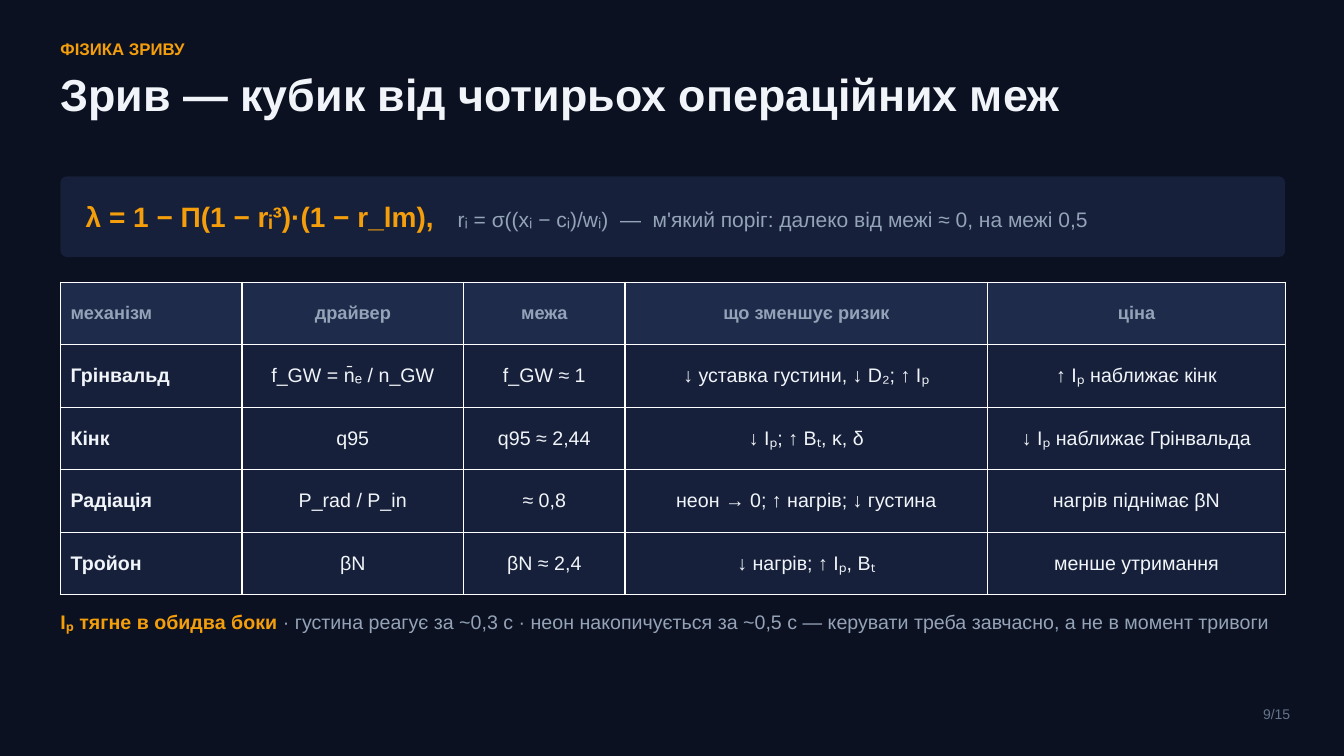
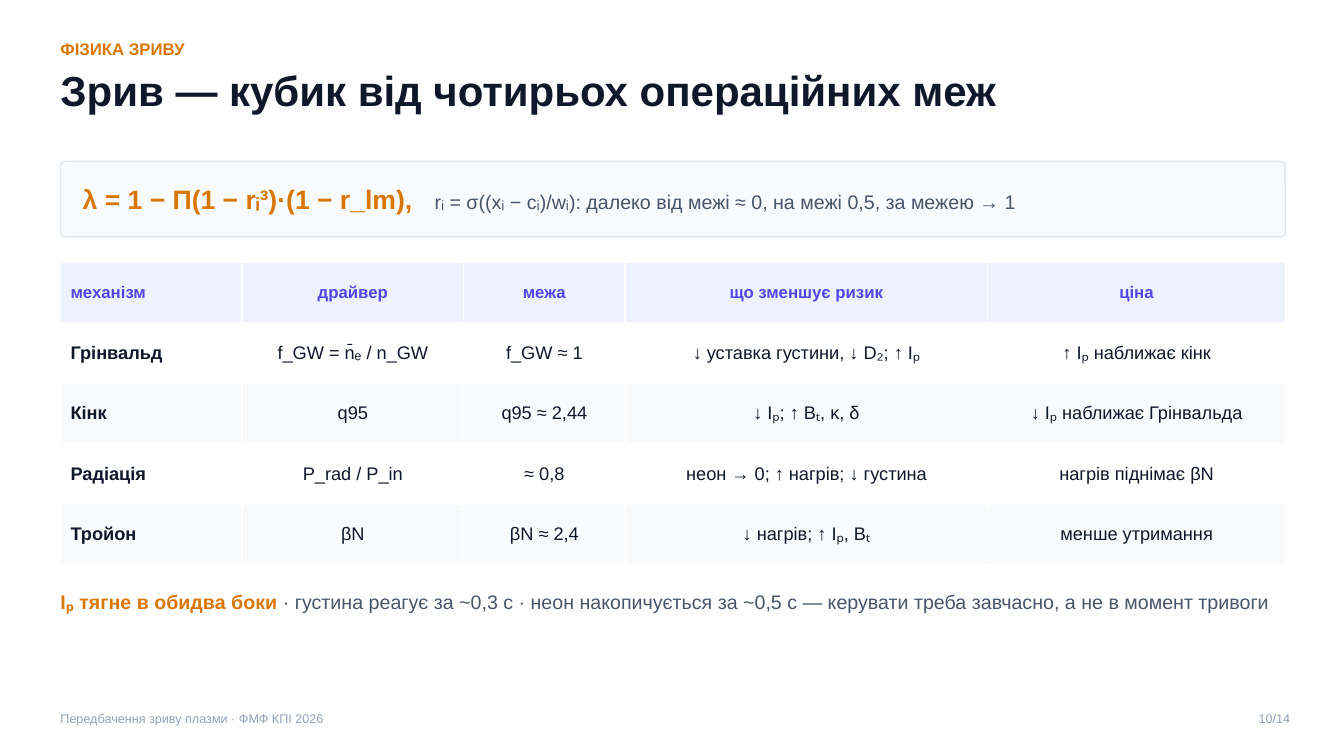
Before and after one commit to llllenah/plasma-disruption-prediction, a slide deck: slide 10 of docs/presentation.pptx (slide 9 before the commit). Drawn at 1344x756 pixels with LibreOffice and Linux fonts; fonts in the diff are those of the drawing. Boxes give left, top, right and bottom in pixels: in the first picture for what was removed or moved away, otherwise in the second. Text is boxed around its words. In the diff, an @@ line names an element or a change of style, - is before the commit and + after.

Commit message:
Presentation: white theme with real Test Run screenshots and figures from our runs

```diff
--- a/docs/presentation.pptx
+++ b/docs/presentation.pptx
@@ background #0B1120 to #FFFFFF @@
@@ text "ФІЗИКА ЗРИВУ" at box(60, 43, 185, 55): text colour #F59E0B to #D97706 @@
@@ text "Зрив — кубик від чотирьох ..." at box(60, 74, 996, 114): size 32 to 30 pt, text colour #F1F5F9 to #0F172A @@
@@ rounded rectangle: place and size @@
-rounded rectangle at box(60, 176, 1286, 257)
+rounded rectangle at box(60, 161, 1286, 237)
@@ rounded rectangle at box(60, 161, 1286, 237): fill #16203A to #F8FAFC; outline none to #E2E8F0 1 pt; proportions changed @@
@@ text at box(83, 189, 1016, 215): text changed; size 15 to 14 pt; text colour #94A3B8 to #475569 @@
-λ = 1 − Π(1 − rᵢ³)·(1 − r_lm), rᵢ = σ((xᵢ − cᵢ)/wᵢ) — м'який поріг: далеко від межі ≈ 0, на межі 0,5
+λ = 1 − Π(1 − rᵢ³)·(1 − r_lm), rᵢ = σ((xᵢ − cᵢ)/wᵢ): далеко від межі ≈ 0, на межі 0,5, за межею → 1
@@ table at box(60, 262, 1286, 565) @@
@@ fill #1F2B4A to #EEF2FF in row 1 @@
@@ fill #16203A to #FFFFFF in 10 cells @@
@@ fill #16203A to #F8FAFC in 10 cells @@
@@ size 13 to 12 pt, text colour #94A3B8 to #4F46E5 in "механізм", "драйвер", "межа", "що зменшує ризик" and 1 more places @@
@@ size 14 to 13 pt, text colour #F1F5F9 to #0F172A in "Грінвальд", "f_GW = n̄ₑ / n_GW", "f_GW ≈ 1", "↓ уставка густини, ↓ D₂; ↑ Iₚ" and 16 more places @@
@@ table: place and size @@
-table at box(60, 282, 1286, 595)
+table at box(60, 262, 1286, 565)
@@ text "Iₚ тягне в обидва боки ...": place and size @@
-text "Iₚ тягне в обидва боки ..." at box(79, 614, 1268, 633)
+text "Iₚ тягне в обидва боки ..." at box(79, 594, 1268, 613)
@@ text "Iₚ тягне в обидва боки ..." at box(79, 594, 1268, 613): text colour #F59E0B to #D97706 in "Iₚ тягне в обидва боки"; text colour #94A3B8 to #475569 in "· густина реагує за ~0,3 с · ..." @@
@@ text added at box(60, 714, 323, 726), 9 pt, text #94A3B8 @@
+Передбачення зриву плазми · ФМФ КПІ 2026
@@ text added at box(1259, 714, 1291, 723), 9 pt, text #94A3B8 @@
+10/14
@@ text removed at box(1263, 709, 1290, 719) @@
-9/15
```
Also in this commit, not shown: 6 other slides changed, 7 slides added, 8 slides removed, 8 other files.
